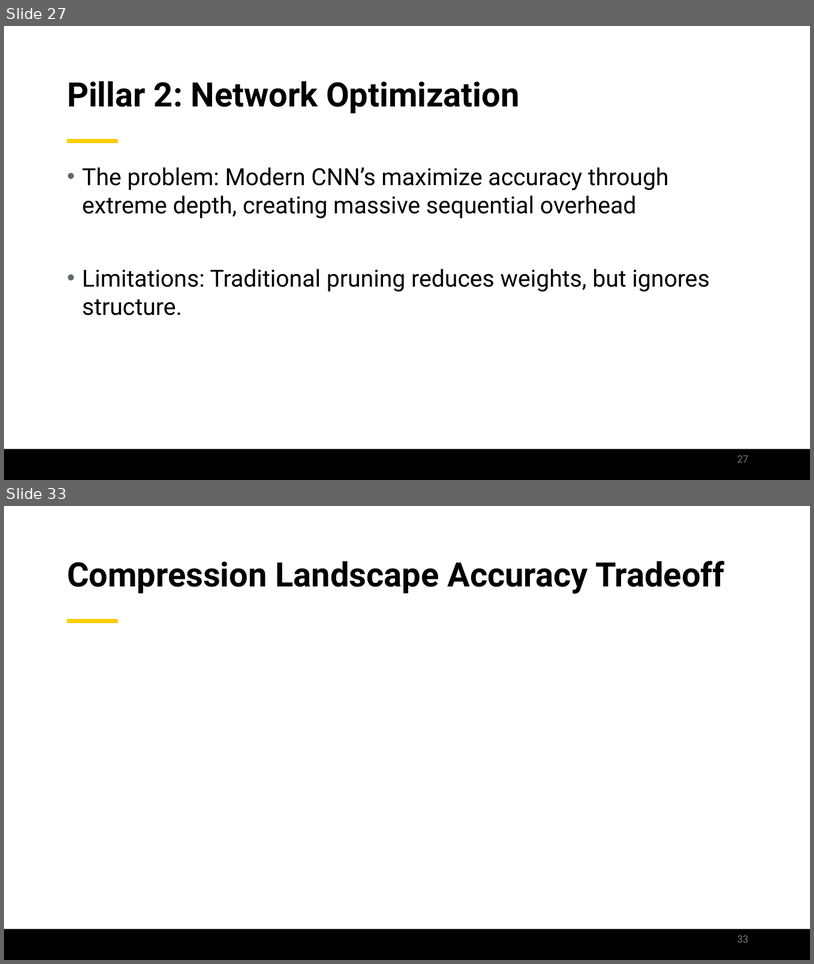
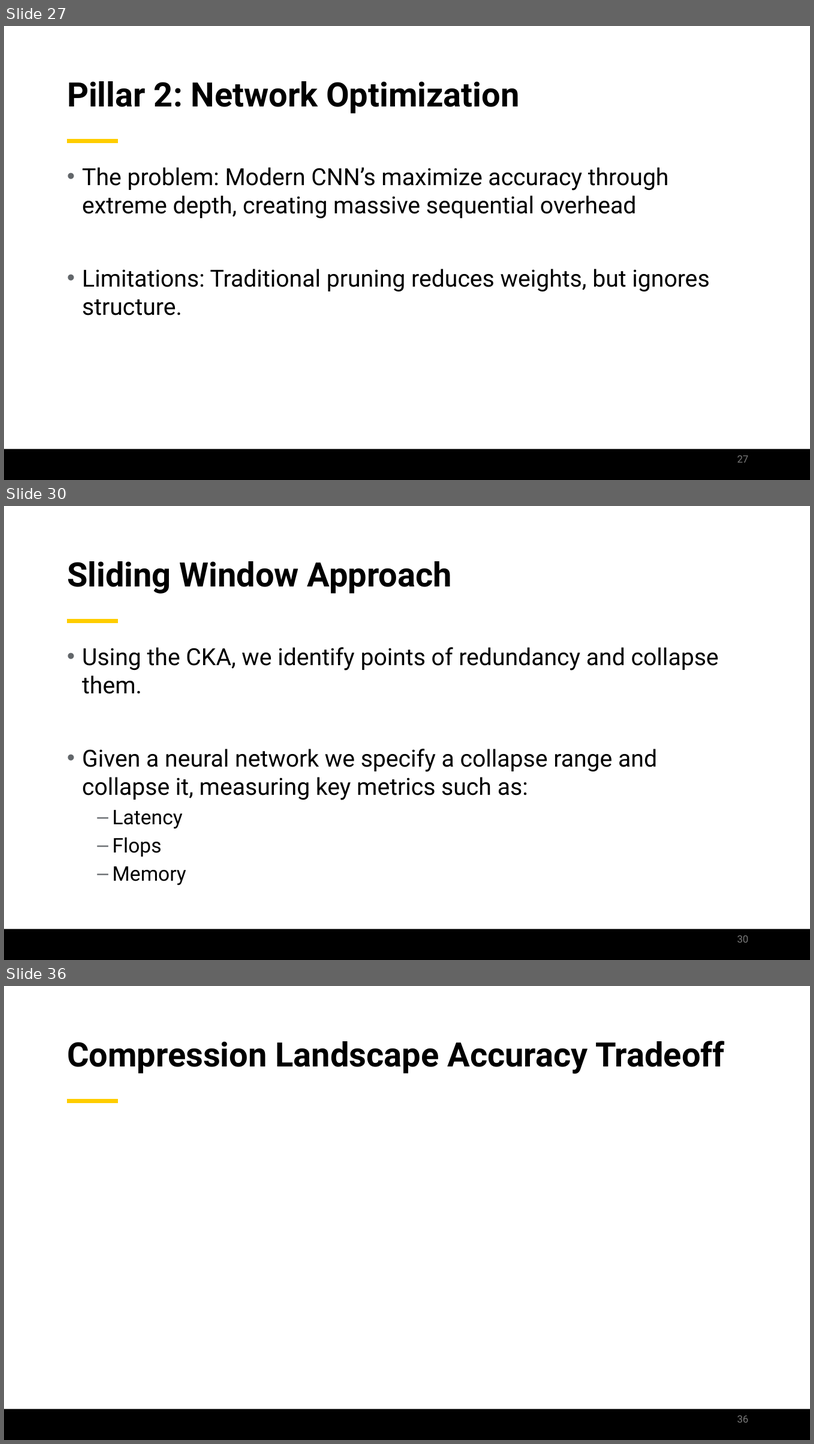
Before and after one commit to jamilgafur/Presentation, a slide deck: Presentation.pptx. Shown one above the other, each under a label of ours: slides 27 and 33 before the commit, slides 27, 30 and 36 after it; the slides between them are not shown. The pictures are 814x964 and 814x1444 pixels, drawn with LibreOffice and Linux fonts; fonts in the diff are those of the drawing; background and template pictures are left out. Boxes give left, top, right and bottom in pixels: in the first picture for what was removed or moved away, otherwise in the second. Text is boxed around its words. In the diff, an @@ line names an element or a change of style, - is before the commit and + after.

Commit message:
updating the Layer Collapse Methodology Section

```diff
--- a/Presentation.pptx
+++ b/Presentation.pptx
@@ slide 30 added at [4,506,810,960], background #FFFFFF; not listed: 2 template elements that a slide beside it also shows @@
@@ title added at [67,561,452,594], 40 pt, text #000000, bold @@
+Sliding Window Approach
@@ text added at [82,647,719,885], 28 pt, text #000000 @@
+• Using the CKA, we identify points of redundancy and collapse them.
+• Given a neural network we specify a collapse range and collapse it, measuring key metrics such as:
+  – Latency
+  – Flops
+  – Memory
@@ page number added at [738,935,749,942], 12 pt, text #797979 @@
+30
@@ what was slide 33 is now slide 36 @@
@@ page number at [738,1415,749,1422]: text changed @@
-33
+36
```
Also in this commit, not shown: 6 slides changed, 2 other slides added.
